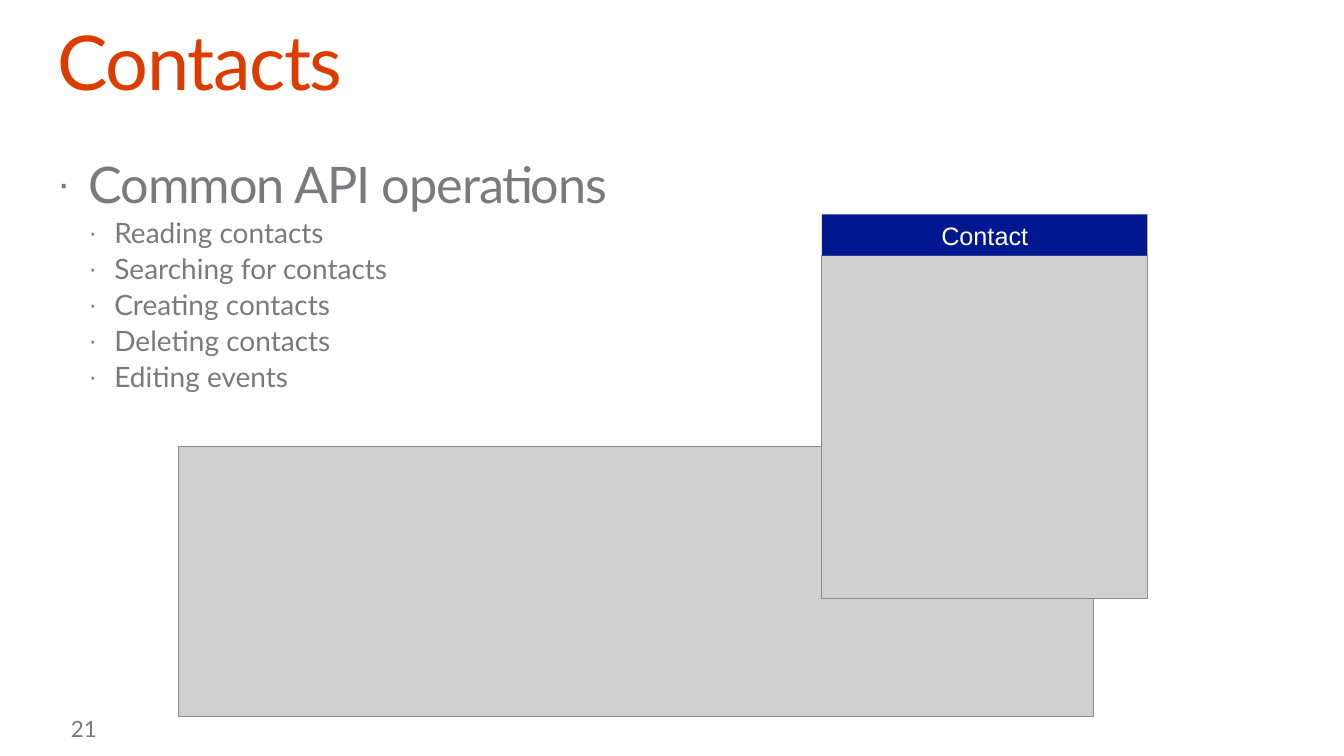
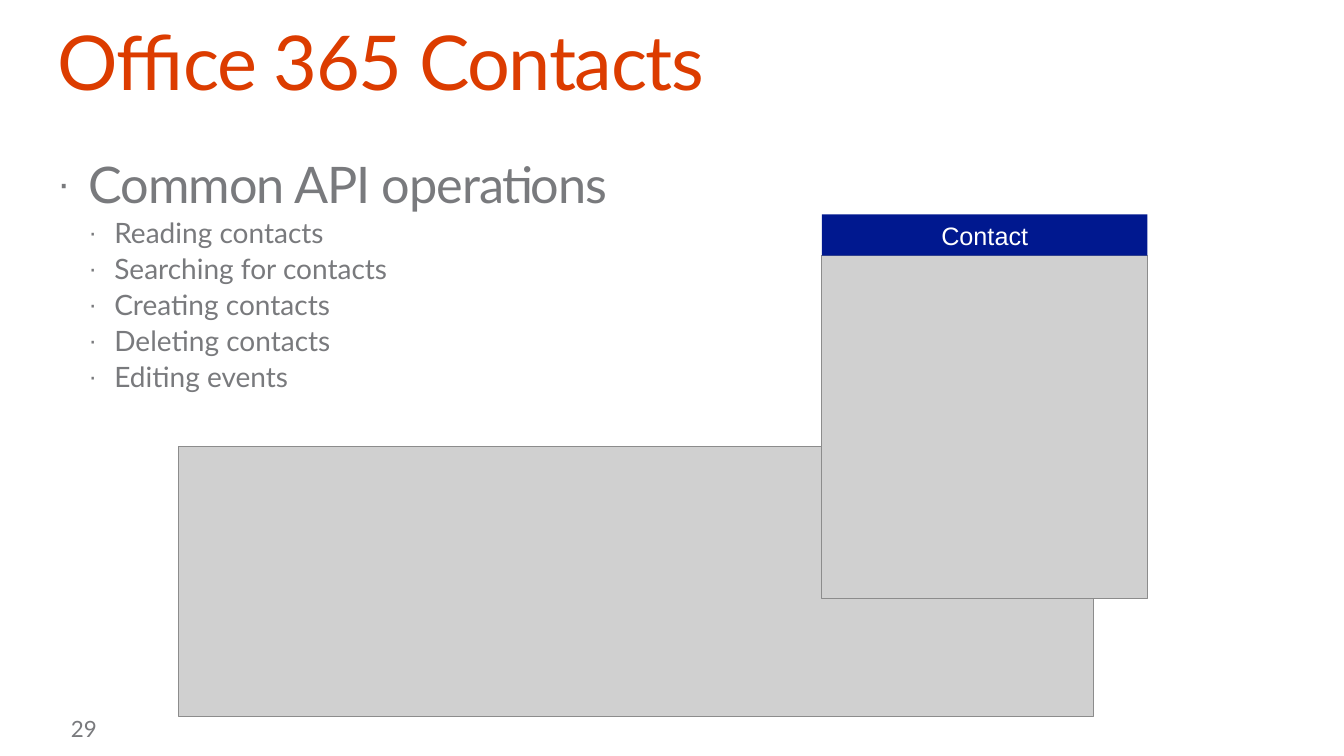
Before and after one commit to OfficeDev/TrainingContent, a slide deck: slide 29 of O3654-6 Deep dive into native Xamarin Development with Office 365 APIs/O3654-6 Deep dive into native Xamarin Development with Office 365 APIs.pptx (slide 21 before the commit). Drawn at 1344x756 pixels with LibreOffice and Linux fonts; fonts in the diff are those of the drawing; grey boxes stand for pictures; background and template pictures are left out. Boxes give left, top, right and bottom in pixels: in the first picture for what was removed or moved away, otherwise in the second. Text is boxed around its words. In the diff, an @@ line names an element or a change of style, - is before the commit and + after.

```diff
--- a/O3654-6 Deep dive into native Xamarin Development with Office 365 APIs/O3654-6 Deep dive into native Xamarin Development with Office 365 APIs.pptx
+++ b/O3654-6 Deep dive into native Xamarin Development with Office 365 APIs/O3654-6 Deep dive into native Xamarin Development with Office 365 APIs.pptx
@@ title at (57,34,704,91): text changed @@
-Contacts
+Office 365 Contacts
@@ page number at (71,721,97,737): text changed @@
-21
+29
```
Also in this commit, not shown: 7 other slides changed, 26 slides added, 31 slides removed.
